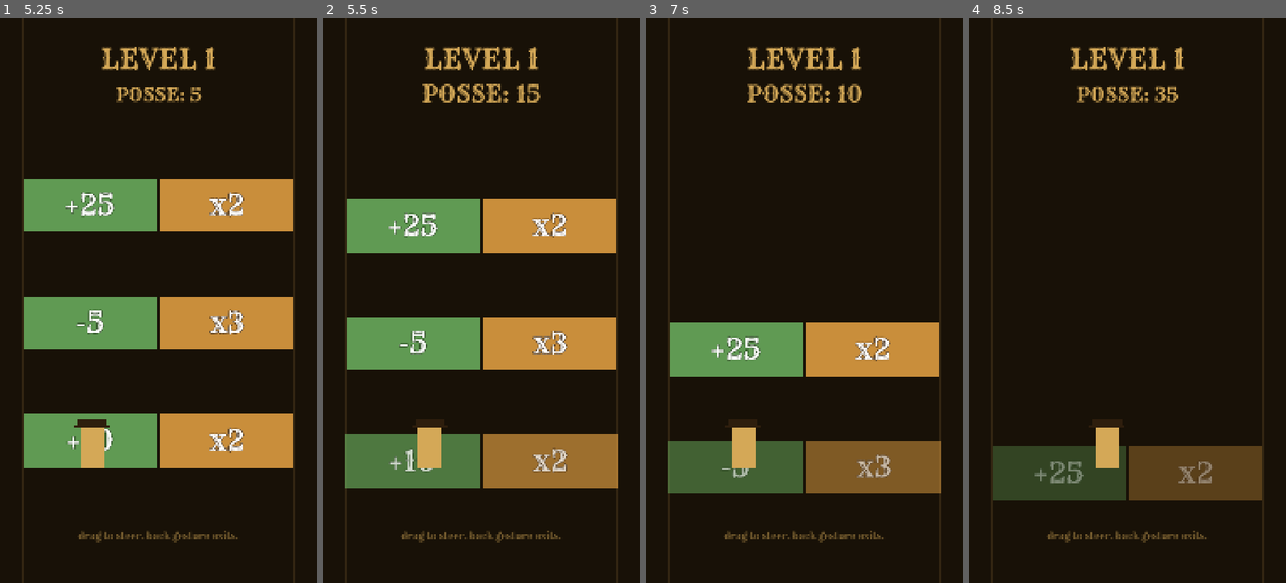
Above: before the commit, frames 1-4 (left to right).
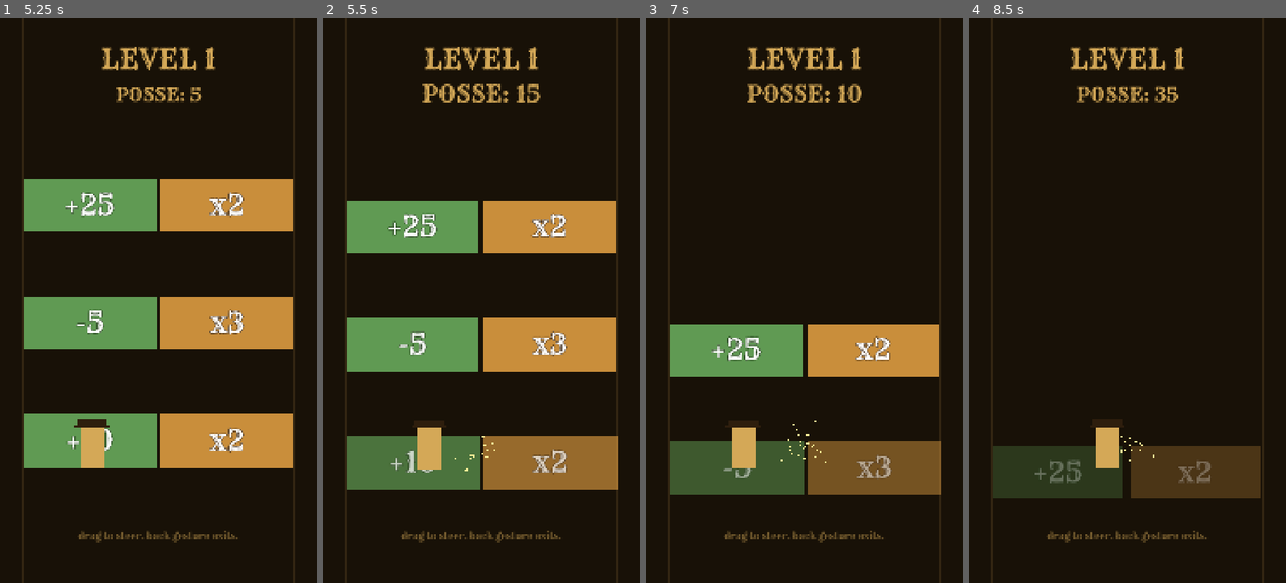
Above: after the commit, the same moments.

Repository: Joeputin100/Not_This_Again
Game: Godot game, scene res://scenes/main_menu.tscn
Two runs of this game, one before a commit and one after it. Both use one fixed random seed, a clock stepped at 60 frames per second and the inputs below.
Inputs (mouse positions are in pixels of both pictures, inside the frame that each line leads up to):
- Up to frame 1 (5.25 s): click "PLAY" at 0.5 s; tap Enter at 1.25 s; move the mouse to (228, 272) at 1.27 s; hold Shift 1.28-2 s; click (228, 272) at 1.42 s; drag from (95, 328) to (142, 413) at 2.02 s; move the mouse to (190, 176) at 2.77 s; tap Ctrl at 2.85 s; click (190, 176) at 2.92 s; drag from (142, 413) to (63, 215) at 3.52 s; move the mouse to (253, 385) at 4.27 s; tap Alt at 4.35 s; click (253, 385) at 4.42 s; drag from (63, 215) to (110, 159) at 5.02 s
- Up to frame 2 (5.5 s): no input
- Up to frame 3 (7 s): move the mouse to (820, 300) at 5.77 s; hold Shift 5.78-6.5 s; click (820, 300) at 5.92 s; drag from (756, 159) to (741, 328) at 6.52 s
- Up to frame 4 (8.5 s): move the mouse to (1197, 272) at 7.27 s; tap Ctrl at 7.35 s; click (1197, 272) at 7.42 s; drag from (1064, 328) to (1111, 413) at 8.02 s

Frame 1 is identical in both runs. In frame 2, 2.6% of the frame differs, in the area x 6-94%, y 32-84%; in frame 3, 1.4%; in frame 4, 0.9%.

Commit message:
Phase 1: screen shake + particle burst on gate pass + 12 shake tests
The juice pass. Each gate pass now: posse-count scale-pop, screen
shake (~0.5 trauma, decays in ~0.3s), and a 28-particle gold sparkle
burst. The shake is world-only — UI in CanvasLayer stays rock-steady
because Camera2D's offset doesn't apply across layer boundaries.

- scripts/screen_shake.gd — Squirrel-Eiserloh trauma model. Pure
  RefCounted, no SceneTree dependency. trauma ∈ [0..1], offset =
  random(±1, ±1) × trauma² × max_offset, decay linear per second.
  Squared scaling is what gives the feel of "small shakes barely
  exist, big shakes are HEAVY."

- test/test_screen_shake.gd — 12 tests covering trauma clamping
  (0..1, negative input safe), decay rate math (1.6/sec from default),
  zero-trauma → zero-offset, offset bounded per axis at full trauma,
  offset bounded per axis at half trauma (verifies the SQUARING — at
  trauma=0.5, magnitude should be ≤ 25% of max_offset, not 50%).
  200-sample bounded-magnitude tests catch worst-case random draws.

- scenes/gate.tscn — added CPUParticles2D "Sparkles" node. 28
  particles, one-shot, 95% explosiveness (mostly all at once),
  0.7s lifetime, upward initial velocity 160-320 with 75° spread,
  gravity 240 (falls back down), scale 3-7px, gold color.

- scripts/gate.gd — _fire() sets _sparkles.emitting = true.
  _play_pass_animation() now fades + shrinks LeftDoor / RightDoor
  separately instead of the whole gate, so the sparkles aren't
  faded along with the doors (modulate inheritance pitfall).

- scenes/level.tscn — added Camera2D at (540, 960). Default zoom.
  Camera2D enabled by default = it becomes the active camera.

- scripts/level.gd — owns a ScreenShake instance. _process() applies
  shake.tick(delta) as camera.offset every frame. _on_gate_triggered
  calls shake.add_trauma(0.5).

Verifies on next sideload:
  - gate pass → screen jerks briefly (~0.3s), gold sparkles burst up
    from gate center and fall back down
  - HUD (POSSE label, top labels) does NOT shake (CanvasLayer
    isolation working)
  - 3 gate passes in sequence don't accumulate trauma indefinitely
    (clamped to 1.0; decays before next pass arrives)

Diff:
--- a/godot/scenes/gate.tscn
+++ b/godot/scenes/gate.tscn
@@ -44,3 +44,20 @@
 text = "x2"
 horizontal_alignment = 1
 vertical_alignment = 1
+
+[node name="Sparkles" type="CPUParticles2D" parent="."]
+emitting = false
+amount = 28
+one_shot = true
+explosiveness = 0.95
+lifetime = 0.7
+emission_shape = 1
+emission_sphere_radius = 80.0
+direction = Vector2(0, -1)
+spread = 75.0
+initial_velocity_min = 160.0
+initial_velocity_max = 320.0
+gravity = Vector2(0, 240)
+scale_amount_min = 3.0
+scale_amount_max = 7.0
+color = Color(1, 0.95, 0.6, 1)
--- a/godot/scenes/level.tscn
+++ b/godot/scenes/level.tscn
@@ -40,6 +40,9 @@
 position = Vector2(540, -600)
 left_value = 25
 right_value = 2
+
+[node name="Camera" type="Camera2D" parent="."]
+position = Vector2(540, 960)
 
 [node name="Cowboy" type="Node2D" parent="."]
 position = Vector2(540, 1500)
--- a/godot/scripts/gate.gd
+++ b/godot/scripts/gate.gd
@@ -20,6 +20,7 @@
 
 @onready var _left_label: Label = $LeftDoor/LeftLabel
 @onready var _right_label: Label = $RightDoor/RightLabel
+@onready var _sparkles: CPUParticles2D = $Sparkles
 
 func _ready() -> void:
 	# Update labels to match the @export values. Lets one gate.tscn
@@ -45,11 +46,16 @@
 		_play_pass_animation()
 
 func _play_pass_animation() -> void:
-	# Subtle "gate consumed" feedback: fade out and shrink as it scrolls
-	# off the bottom. Real Candy-Crush polish (particle burst, screen
-	# shake) lands in a later commit.
+	# Doors fade + shrink. Particles fire independently so the burst
+	# doesn't get faded out along with the doors.
+	if _sparkles:
+		_sparkles.emitting = true
 	var tween := create_tween().set_parallel(true)
-	tween.tween_property(self, "modulate:a", 0.0, 0.4)
-	tween.tween_property(self, "scale", Vector2(0.85, 0.85), 0.4) \
+	tween.tween_property($LeftDoor, "modulate:a", 0.0, 0.35)
+	tween.tween_property($RightDoor, "modulate:a", 0.0, 0.35)
+	tween.tween_property($LeftDoor, "scale", Vector2(0.85, 0.85), 0.35) \
 		.set_trans(Tween.TRANS_BACK) \
 		.set_ease(Tween.EASE_IN)
+	tween.tween_property($RightDoor, "scale", Vector2(0.85, 0.85), 0.35) \
+		.set_trans(Tween.TRANS_BACK) \
+		.set_ease(Tween.EASE_IN)
--- a/godot/scripts/level.gd
+++ b/godot/scripts/level.gd
@@ -8,11 +8,13 @@
 const MovementBounds = preload("res://scripts/movement_bounds.gd")
 const GateHelper = preload("res://scripts/gate_helper.gd")
 const LevelProgressScript = preload("res://scripts/level_progress.gd")
+const ScreenShakeScript = preload("res://scripts/screen_shake.gd")
 
 const FOLLOW_SPEED: float = 12.0
 const STARTING_POSSE: int = 5
 
 @onready var cowboy: Node2D = $Cowboy
+@onready var camera: Camera2D = $Camera
 @onready var posse_label: Label = $UI/PosseCount
 @onready var win_overlay: CanvasLayer = $WinOverlay
 @onready var win_panel: Control = $WinOverlay/WinPanel
@@ -28,10 +30,12 @@
 		_refresh_posse_label()
 
 var progress: RefCounted
+var shake: RefCounted
 
 func _ready() -> void:
 	target_x = cowboy.position.x
 	progress = LevelProgressScript.new()
+	shake = ScreenShakeScript.new()
 
 	# Discover all gates by group instead of hand-listing — adding a 4th
 	# gate to the scene tree later won't require code changes here.
@@ -54,6 +58,9 @@
 
 func _process(delta: float) -> void:
 	cowboy.position.x = lerpf(cowboy.position.x, target_x, FOLLOW_SPEED * delta)
+	# Drive screen shake. CanvasLayer-rooted UI is unaffected; only
+	# world-space nodes (background, lane guides, gates, cowboy) shake.
+	camera.offset = shake.tick(delta)
 
 func _input(event: InputEvent) -> void:
 	var new_x := -1.0
@@ -80,6 +87,7 @@
 	var side := GateHelper.which_side(cowboy.position.x, gate_center_x)
 	posse_count = GateHelper.apply_effect(posse_count, side, gate.left_value, gate.right_value)
 	AudioBus.play_gate_pass()
+	shake.add_trauma(0.5)
 	_pulse_posse_label()
 	progress.record_pass()
 	if progress.is_complete():
--- /dev/null
+++ b/godot/scripts/screen_shake.gd
@@ -0,0 +1,37 @@
+extends RefCounted
+
+# Squirrel-Eiserloh-style trauma shake.
+#
+#   add_trauma() spikes a 0..1 value.
+#   tick(delta) decays it linearly and returns a Vector2 offset whose
+#   magnitude is trauma² × max_offset (the squaring makes light shakes
+#   imperceptible and big shakes feel heavy).
+#
+# Pure RefCounted — no SceneTree, no Camera2D dependency, so the math
+# is unit-testable. Level.gd holds an instance and applies the offset
+# to a Camera2D each frame.
+
+var trauma: float = 0.0
+var max_offset: float = 28.0
+var decay_per_second: float = 1.6
+
+func add_trauma(amount: float) -> void:
+	trauma = clampf(trauma + amount, 0.0, 1.0)
+
+# Advance the shake by delta seconds and return the current offset.
+# Pass delta=0 in tests if you want to inspect the offset without
+# affecting trauma.
+func tick(delta: float) -> Vector2:
+	if trauma <= 0.0:
+		return Vector2.ZERO
+	var magnitude: float = trauma * trauma * max_offset
+	var offset := Vector2(
+		randf_range(-1.0, 1.0),
+		randf_range(-1.0, 1.0)
+	) * magnitude
+	trauma = maxf(0.0, trauma - decay_per_second * delta)
+	return offset
+
+# Test helper — reset state without firing anything.
+func reset() -> void:
+	trauma = 0.0
--- /dev/null
+++ b/godot/test/test_screen_shake.gd
@@ -0,0 +1,80 @@
+extends GutTest
+
+const ScreenShakeScript = preload("res://scripts/screen_shake.gd")
+
+var shake: RefCounted
+
+func before_each():
+	shake = ScreenShakeScript.new()
+
+# ---------- defaults ----------
+
+func test_starts_with_zero_trauma():
+	assert_eq(shake.trauma, 0.0)
+
+# ---------- add_trauma ----------
+
+func test_add_trauma_accumulates():
+	shake.add_trauma(0.3)
+	shake.add_trauma(0.2)
+	assert_almost_eq(shake.trauma, 0.5, 0.001)
+
+func test_add_trauma_clamps_to_one():
+	shake.add_trauma(0.6)
+	shake.add_trauma(0.8)
+	assert_eq(shake.trauma, 1.0)
+
+func test_add_trauma_below_zero_clamped():
+	# Negative input is nonsensical but should be safely handled.
+	shake.add_trauma(-1.0)
+	assert_eq(shake.trauma, 0.0)
+
+# ---------- tick / decay ----------
+
+func test_zero_trauma_gives_zero_offset():
+	assert_eq(shake.tick(0.016), Vector2.ZERO)
+
+func test_trauma_decays_over_time():
+	shake.add_trauma(0.5)
+	shake.tick(0.1)
+	assert_true(shake.trauma < 0.5)
+
+func test_trauma_decays_at_expected_rate():
+	# Default decay = 1.6/sec. From 0.5, 0.25s should bring it to ~0.1.
+	shake.add_trauma(0.5)
+	shake.tick(0.25)
+	assert_almost_eq(shake.trauma, 0.5 - 1.6 * 0.25, 0.001)
+
+func test_trauma_decays_to_floor_of_zero():
+	shake.add_trauma(0.2)
+	shake.tick(10.0)  # way past
+	assert_eq(shake.trauma, 0.0)
+
+# ---------- offset bounds ----------
+
+func test_offset_magnitude_bounded_by_max_offset_at_full_trauma():
+	shake.max_offset = 50.0
+	shake.add_trauma(1.0)
+	# Each axis ∈ [-50, 50]. Magnitude ≤ 50*sqrt(2). Sample many to
+	# verify even the worst-case stays bounded.
+	for i in 200:
+		var offset := shake.tick(0.0) as Vector2
+		assert_true(absf(offset.x) <= 50.0, "x out of range: %f" % offset.x)
+		assert_true(absf(offset.y) <= 50.0, "y out of range: %f" % offset.y)
+
+func test_offset_scales_with_trauma_squared():
+	# At trauma=0.5, offset magnitude per axis should not exceed 0.25*max
+	# (because 0.5² = 0.25).
+	shake.max_offset = 100.0
+	shake.add_trauma(0.5)
+	for i in 200:
+		var offset := shake.tick(0.0) as Vector2
+		assert_true(absf(offset.x) <= 25.0, "x out of range: %f" % offset.x)
+		assert_true(absf(offset.y) <= 25.0, "y out of range: %f" % offset.y)
+
+# ---------- reset ----------
+
+func test_reset_clears_trauma():
+	shake.add_trauma(0.7)
+	shake.reset()
+	assert_eq(shake.trauma, 0.0)
